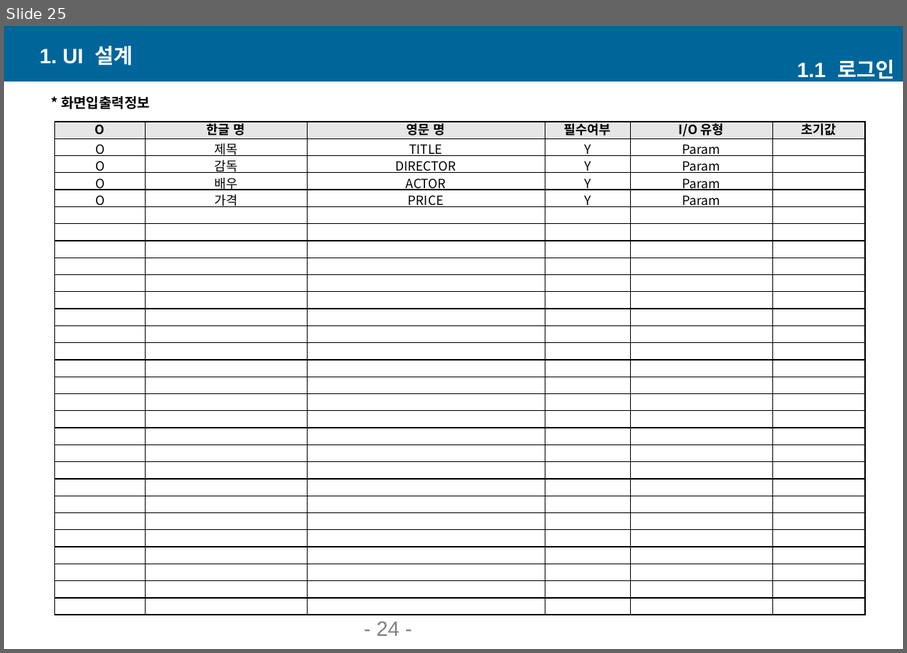
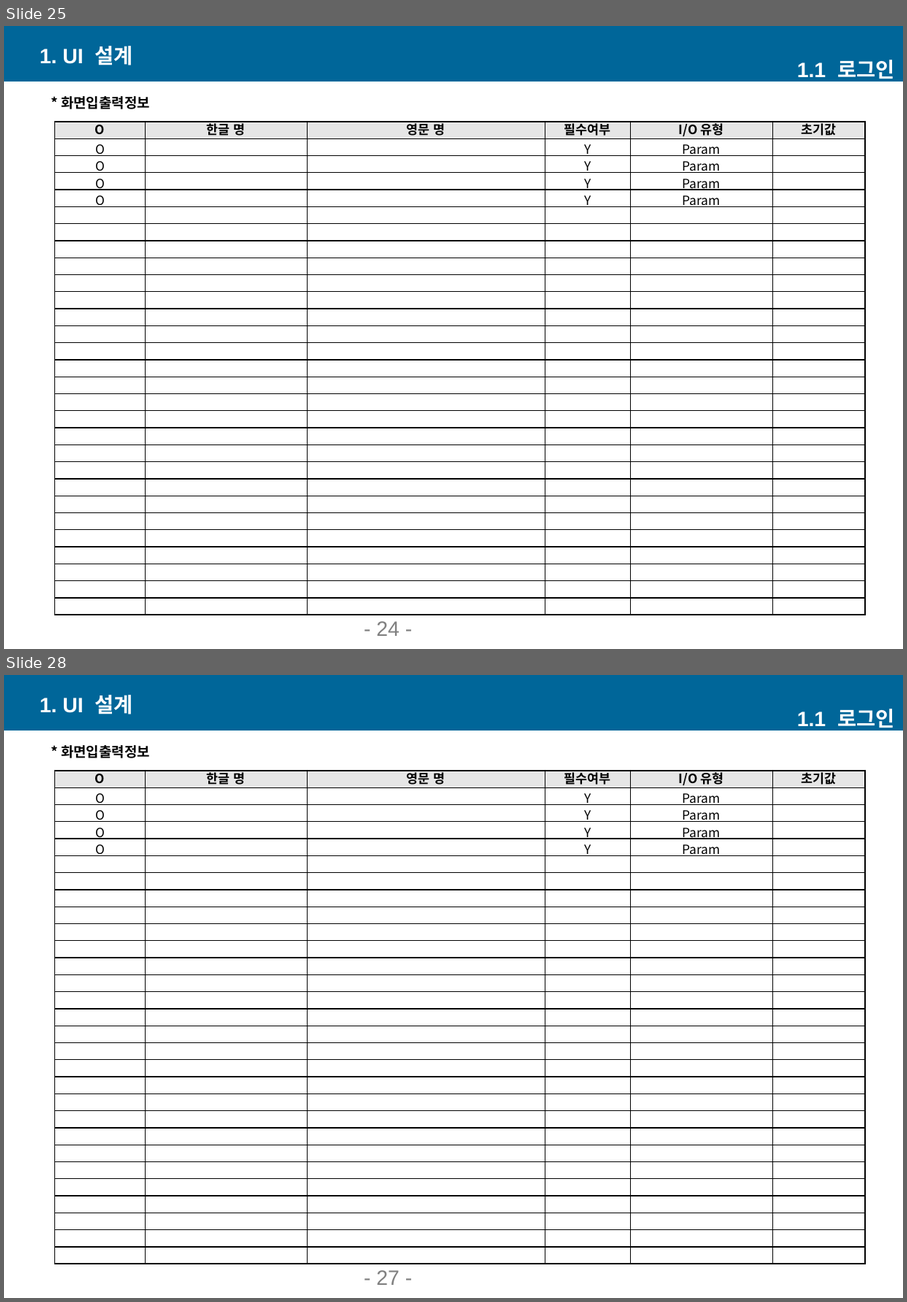
Before and after one commit to ki-mii/ezen_prj, a slide deck: 쇼핑몰관리_UI설계서.pptx. Shown one above the other, each under a label of ours: slide 25 before the commit, slides 25 and 28 after it; the slides between them are not shown. The pictures are 907x653 and 907x1302 pixels, drawn with LibreOffice and Linux fonts; fonts in the diff are those of the drawing. Boxes give left, top, right and bottom in pixels: in the first picture for what was removed or moved away, otherwise in the second. Text is boxed around its words. In the diff, an @@ line names an element or a change of style, - is before the commit and + after.

```diff
--- a/쇼핑몰관리_UI설계서.pptx
+++ b/쇼핑몰관리_UI설계서.pptx
@@ slide 28 added at (x1=4, y1=675, x2=903, y2=1298), background #FFFFFF; not listed: 1 template element that a slide beside it also shows @@
@@ text added at (x1=40, y1=695, x2=133, y2=714), 18 pt, text #FFFFFF, bold @@
+1. UI 설계
@@ text added at (x1=798, y1=709, x2=895, y2=732), 18 pt, text #FFFFFF, bold @@
+1.1 로그인
@@ text added at (x1=61, y1=745, x2=150, y2=758), 12 pt, text #000000, bold @@
+* 화면입출력정보
@@ table added at (x1=54, y1=771, x2=866, y2=1264), 29 rows, 6 columns @@
+O | 한글 명 | 영문 명 | 필수여부 | I/O 유형 | 초기값
+O |  |  | Y | Param | 
+O |  |  | Y | Param | 
+O |  |  | Y | Param | 
+O |  |  | Y | Param | 
+ |  |  |  |  | 
+ |  |  |  |  | 
+ |  |  |  |  | 
+ |  |  |  |  | 
+ |  |  |  |  | 
+ |  |  |  |  | 
+ |  |  |  |  | 
+ |  |  |  |  | 
+ |  |  |  |  | 
+ |  |  |  |  | 
+ |  |  |  |  | 
+ |  |  |  |  | 
+ |  |  |  |  | 
+ |  |  |  |  | 
+ |  |  |  |  | 
+ |  |  |  |  | 
+ |  |  |  |  | 
+ |  |  |  |  | 
+ |  |  |  |  | 
+ |  |  |  |  | 
+ |  |  |  |  | 
+ |  |  |  |  | 
+ |  |  |  |  | 
+ |  |  |  |  | 
@@ page number added at (x1=376, y1=1270, x2=400, y2=1285), 18 pt, text #808080 @@
+- 27 -
@@ slide 25 changed as well @@
@@ table at (x1=54, y1=122, x2=866, y2=615) @@
-row 2, column 2: 제목
+row 2, column 2: 
-row 2, column 3: TITLE
+row 2, column 3: 
-row 3, column 2: 감독
+row 3, column 2: 
-row 3, column 3: DIRECTOR
+row 3, column 3: 
-row 4, column 2: 배우
+row 4, column 2: 
-row 4, column 3: ACTOR
+row 4, column 3: 
-row 5, column 2: 가격
+row 5, column 2: 
-row 5, column 3: PRICE
+row 5, column 3: 
```
Also in this commit, not shown: 19 other slides changed, 2 other slides added.
